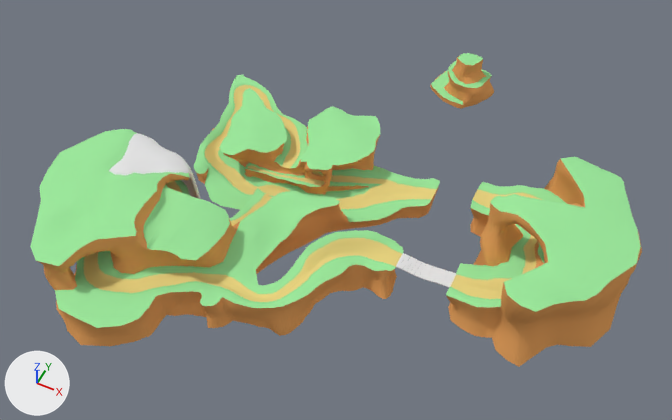
The Blender file Blend files/Environment/Green Hill Zone/GreenHillZoneTerrain.blend, before and after one commit.
The view is the same before and after, from a camera (50 mm lens) standing at (1870.0, -3497.0, 4351.0) and looking at (123.0, -5.0, -14.0). Lighting does not change. The marker at lower left points along +X, +Y and +Z. Objects named as collision shapes, trigger or cutter boxes, shadow casters or lower levels of detail are left out.

Names of what the first picture shows: 'BridgePlanks', 'MainIsland', 'SideIsland', 'SpiralIsland', 'UTurnIsland', 'Waterfall'.
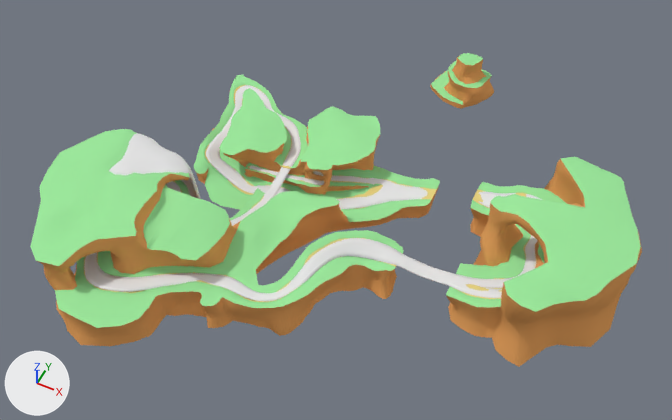
Changed parts and their boxes (x1, y1, x2, y2) in the pictures (672 x 420 px):
'StageOverview_GreenHillZone', added: after (84, 85, 542, 301)

Edits to the bpy script that builds the scene:
```text
Add me_cube:
    me_cube.from_pydata(...)  # 220 vertices, 109 faces, 1 loose edge; spans x -1409.0..1374.0, y -1083.0..867.0, z 10.0..379.0
    me_cube.polygons.foreach_set('use_smooth', [True] * 109)
Add ob_stageoverview_greenhillzone:
    ob_stageoverview_greenhillzone = bpy.data.objects.new('StageOverview_GreenHillZone', me_cube)
    ob_stageoverview_greenhillzone.location = (154.0, -130.0, -184.0)
    _m = ob_stageoverview_greenhillzone.modifiers.new('Subsurf', 'SUBSURF')
    _m = ob_stageoverview_greenhillzone.modifiers.new('Solidify', 'SOLIDIFY')
    _m.thickness = 5.0
    _m.nonmanifold_thickness_mode = 'FIXED'
    _m.nonmanifold_merge_threshold = 0.0003
```
